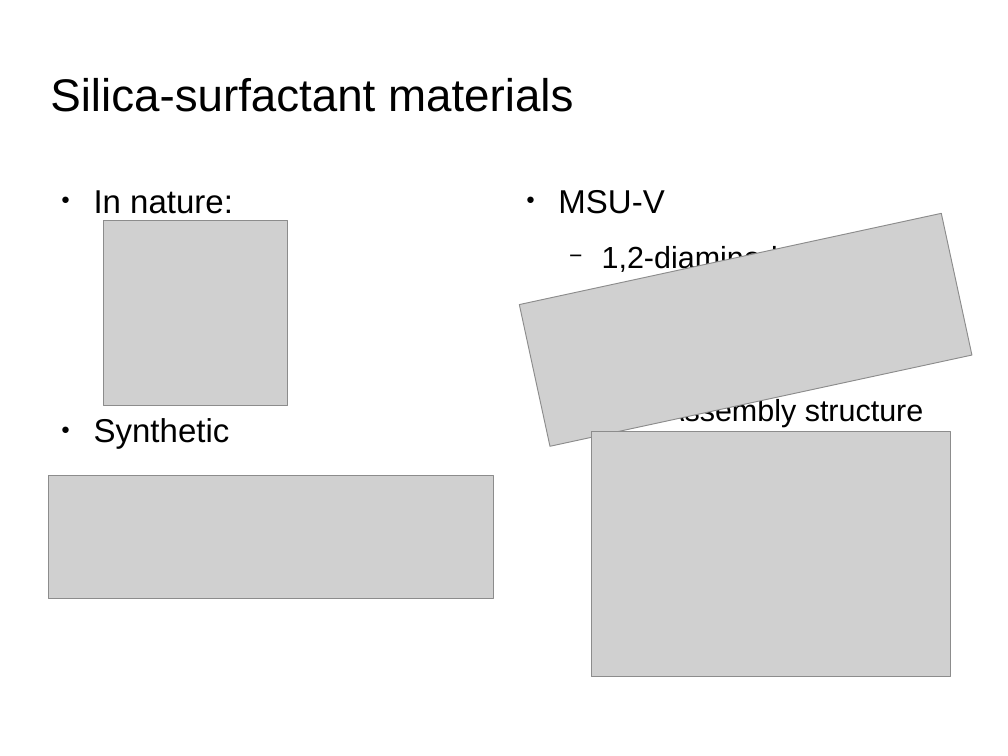
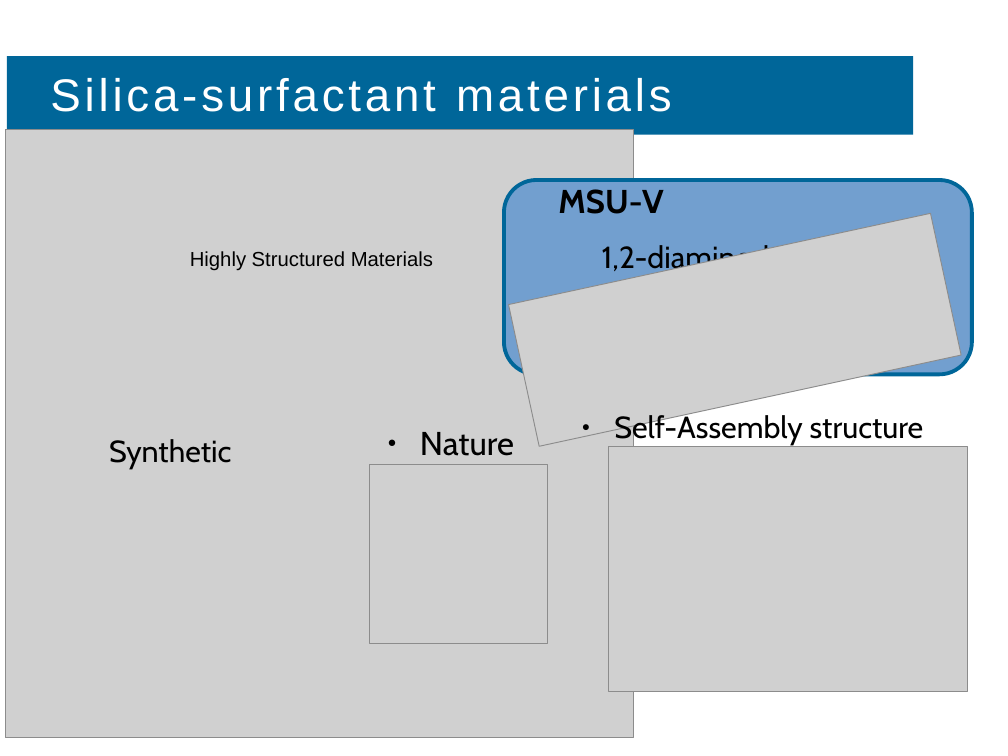
Before and after one commit to acnz/summer-prj, a slide deck: slide 2 of Slides.odp (slide 3 before the commit). Drawn at 1008x756 pixels with LibreOffice and Linux fonts; fonts in the diff are those of the drawing; grey boxes stand for pictures; background and template pictures are left out. Boxes give left, top, right and bottom in pixels: in the first picture for what was removed or moved away, otherwise in the second. Text is boxed around its words. In the diff, an @@ line names an element or a change of style, - is before the commit and + after.

Commit message:
4c

```diff
--- a/Slides.odp
+++ b/Slides.odp
@@ rectangle added at (6, 56, 913, 134), fill #006699 @@
@@ title "Silica-surfactant materials" at (50, 78, 672, 112): text colour #000000 to #FFFFFF, letter spacing 0 to 3 pt @@
@@ picture: place and size @@
-picture at (48, 476, 494, 599)
+picture at (5, 130, 634, 738)
@@ right triangle added at (6, 134, 27, 149), fill gradient #204A87 to #729FCF @@
@@ text removed at (94, 190, 233, 214) @@
-● In nature:
@@ rounded rectangle added at (504, 180, 972, 375), fill #729FCF, outline #006699 3 pt @@
@@ text "MSU-V" at (558, 189, 880, 275): font Arial to Cabin; bold on in "MSU-V"; bullet ● to none; bullet − to none @@
@@ picture: place and size @@
-picture at (520, 214, 972, 447)
+picture at (509, 214, 961, 447)
@@ text added at (190, 251, 433, 271), 16 pt, text #000000 @@
+Highly Structured Materials
@@ text at (602, 396, 924, 426): paragraph removed @@
-  − Self-Assembly structure
@@ text added at (614, 412, 924, 445), 24 pt, text #000000 @@
+● Self-Assembly structure
@@ text "Synthetic": place and size @@
-text "Synthetic" at (94, 418, 230, 448)
+text "Synthetic" at (109, 439, 231, 469)
@@ text "Synthetic" at (109, 439, 231, 469): size 26 to 24 pt, font Arial to Cabin; bullet ● to none @@
@@ text added at (420, 432, 514, 456), 26 pt, text #000000 @@
+● Nature
@@ picture: place and size @@
-picture at (592, 432, 951, 677)
+picture at (608, 446, 968, 692)
@@ picture: place and size @@
-picture at (103, 220, 288, 406)
+picture at (370, 465, 547, 644)
```
Also in this commit, not shown: 9 other slides changed, 1 slide removed.
